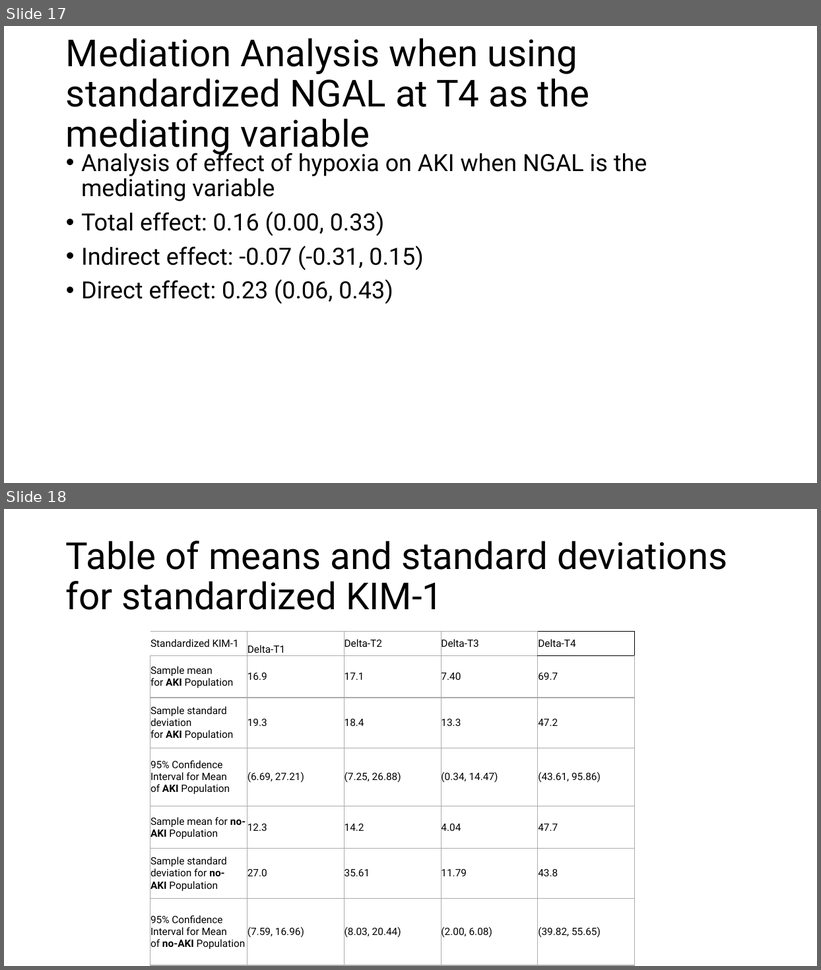
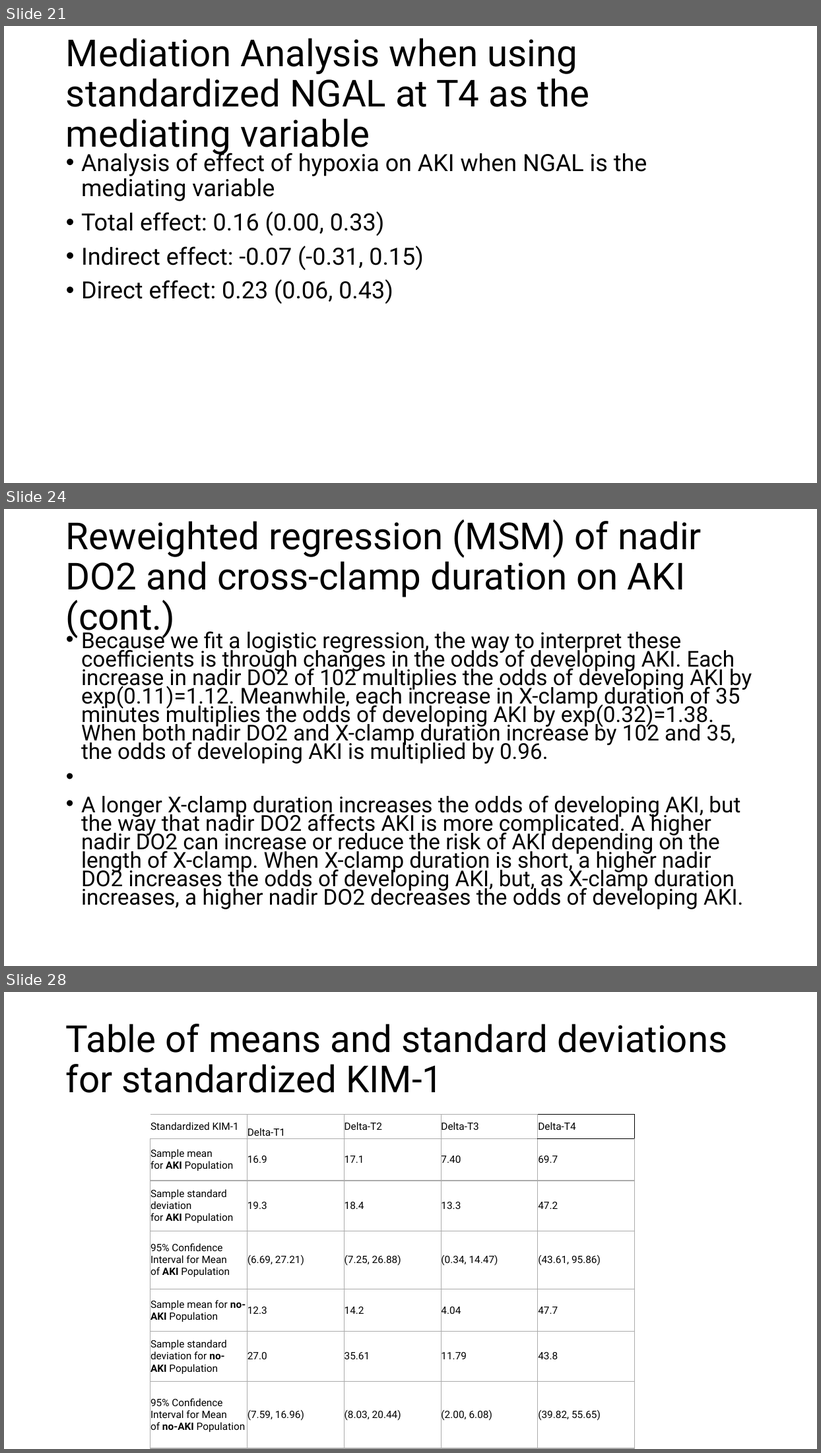
Before and after one commit to jacobmchen/imputation_pipeline, a slide deck: exploratory_analysis/plots/compare_plots.pptx. Shown one above the other, each under a label of ours: slides 17 and 18 before the commit, slides 21, 24 and 28 after it; the slides between them are not shown. The pictures are 821x970 and 821x1453 pixels, drawn with LibreOffice and Linux fonts; fonts in the diff are those of the drawing. Boxes give left, top, right and bottom in pixels: in the first picture for what was removed or moved away, otherwise in the second. Text is boxed around its words. In the diff, an @@ line names an element or a change of style, - is before the commit and + after.

Commit message:
update powerpoint slides

```diff
--- a/exploratory_analysis/plots/compare_plots.pptx
+++ b/exploratory_analysis/plots/compare_plots.pptx
@@ slide 24 added at (x1=4, y1=509, x2=817, y2=966), background #FFFFFF @@
@@ title added at (x1=66, y1=520, x2=701, y2=638), 44 pt, text #000000 @@
+Reweighted regression (MSM) of nadir DO2 and cross-clamp duration on AKI (cont.)
@@ text added at (x1=81, y1=628, x2=752, y2=910), 25.9 pt, text #000000 @@
+• Because we fit a logistic regression, the way to interpret these coefficients is through changes in the odds of developing AKI. Each increase in nadir DO2 of 102 multiplies the odds of developing AKI by exp(0.11)=1.12. Meanwhile, each increase in X-clamp duration of 35 minutes multiplies the odds of developing AKI by exp(0.32)=1.38. When both nadir DO2 and X-clamp duration increase by 102 and 35, the odds of developing AKI is multiplied by 0.96.
+• A longer X-clamp duration increases the odds of developing AKI, but the way that nadir DO2 affects AKI is more complicated. A higher nadir DO2 can increase or reduce the risk of AKI depending on the length of X-clamp. When X-clamp duration is short, a higher nadir DO2 increases the odds of developing AKI, but, as X-clamp duration increases, a higher nadir DO2 decreases the odds of developing AKI.
@@ what was slide 17 is now slide 21 @@
@@ what was slide 18 is now slide 28 @@
```
Also in this commit, not shown: 9 other slides added.
